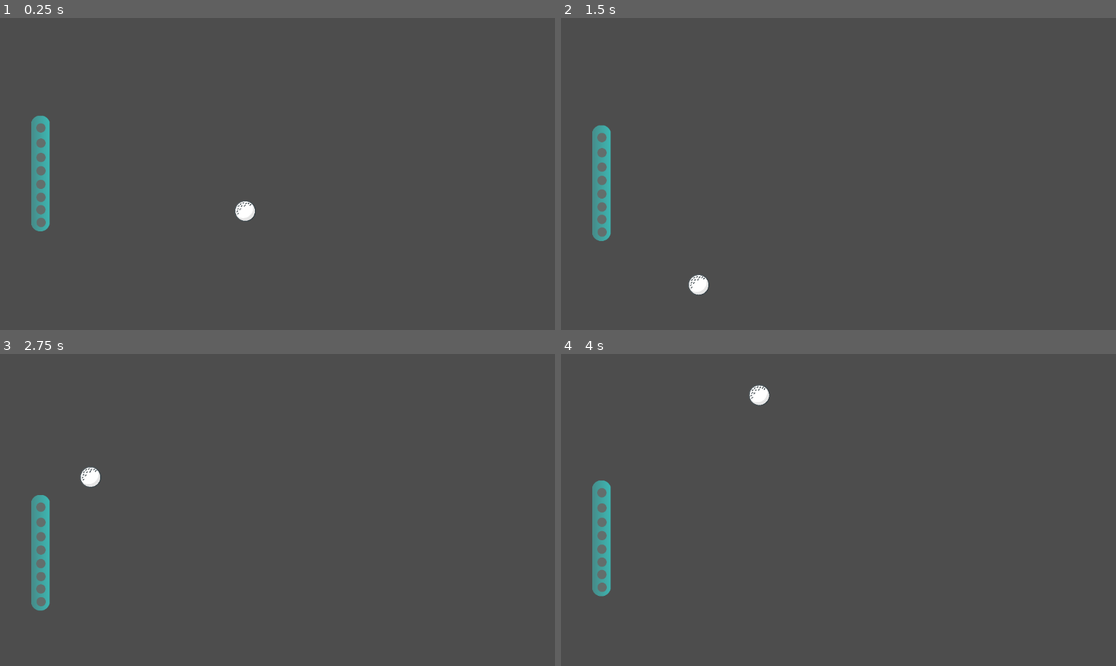
Above: before the commit, frames 1-4 (two rows, left to right).
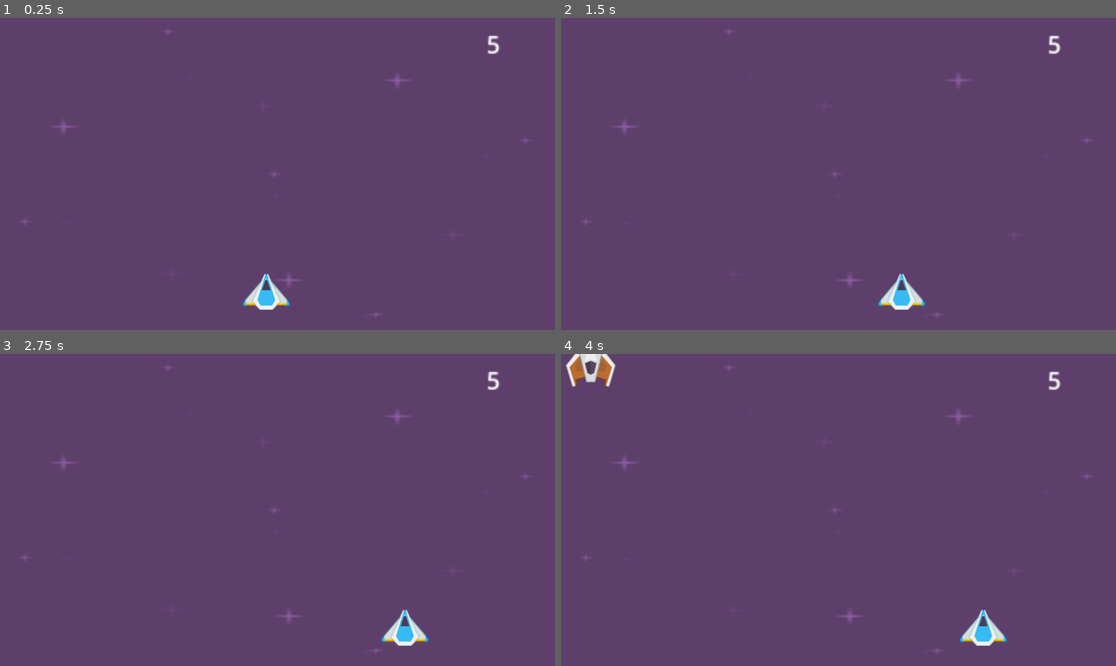
Above: after the commit, the same moments.

Repository: faas-bsu-25/kr_labs
Game: Godot game, scene res://lab3_shmup/components/shmup.tscn
Same seed, same stepped clock (60 frames per second), same inputs: the game is played once before the commit and once after it. Before the commit the project starts from res://lab2_pong/main.tscn.
Inputs:
- Up to frame 1 (0.25 s): no input
- Up to frame 2 (1.5 s): hold D (shmup_right, bound only after the commit) 0.53-1.28 s; hold S (left_player_down, bound only before the commit) from 1.28 s (still down)
- Up to frame 3 (2.75 s): release S (left_player_down, bound only before the commit) at 2.03 s; hold D (shmup_right, bound only after the commit) from 2.03 s (still down)
- Up to frame 4 (4 s): release D (shmup_right, bound only after the commit) at 2.78 s; hold W (left_player_up, bound only before the commit) 2.78-3.53 s; hold S (left_player_down, bound only before the commit) from 3.53 s (still down)

The runs differ from the first frame. In frame 1, 100% of the frame differs, in the area x 0-100%, y 0-100%; in frame 2, 100%; in frame 3, 100%; in frame 4, 100%.

Commit message:
Modify file structure, complete SHMUP

Diff:
--- a/lab1/main.tscn
+++ b/lab1/lab1.tscn
@@ -3,7 +3,7 @@
 [ext_resource type="PackedScene" uid="uid://dpc4y5s1i8nja" path="res://lab1/obstacle.tscn" id="1_yaykk"]
 [ext_resource type="PackedScene" uid="uid://du28e4cvwtucm" path="res://lab1/player.tscn" id="2_hnwej"]
 [ext_resource type="Script" uid="uid://d1k6d2j72qn6r" path="res://lab1/goal.gd" id="3_0741t"]
-[ext_resource type="Texture2D" uid="uid://b26qrv70v1e6j" path="res://assets/background_rock_b.png" id="4_80wcw"]
+[ext_resource type="Texture2D" uid="uid://b26qrv70v1e6j" path="res://lab1/background_rock_b.png" id="4_80wcw"]
 
 [sub_resource type="RectangleShape2D" id="RectangleShape2D_md2ku"]
 size = Vector2(53, 36)
--- a/lab1/obstacle.tscn
+++ b/lab1/obstacle.tscn
@@ -1,6 +1,6 @@
 [gd_scene load_steps=3 format=3 uid="uid://dpc4y5s1i8nja"]
 
-[ext_resource type="Texture2D" uid="uid://bfodcax8ntsyk" path="res://assets/bubble_b.png" id="1_p6vu8"]
+[ext_resource type="Texture2D" uid="uid://bfodcax8ntsyk" path="res://lab1/bubble_b.png" id="1_p6vu8"]
 
 [sub_resource type="CircleShape2D" id="CircleShape2D_hnwej"]
 radius = 18.0
--- a/lab1/player.tscn
+++ b/lab1/player.tscn
@@ -1,7 +1,7 @@
 [gd_scene load_steps=4 format=3 uid="uid://du28e4cvwtucm"]
 
 [ext_resource type="Script" uid="uid://dl5mwebgjsij6" path="res://lab1/player.gd" id="1_fj7qu"]
-[ext_resource type="Texture2D" uid="uid://ng6q4yo0816r" path="res://assets/fish_blue.png" id="2_a46h4"]
+[ext_resource type="Texture2D" uid="uid://ng6q4yo0816r" path="res://lab1/fish_blue.png" id="2_a46h4"]
 
 [sub_resource type="CapsuleShape2D" id="CapsuleShape2D_yaykk"]
 radius = 14.0
--- a/lab2_pong/paddle.gd
+++ b/lab2_pong/paddle.gd
@@ -6,9 +6,8 @@
 func _process(delta: float) -> void:
 	self.velocity *= FRICTION
 
-	if Input.is_action_pressed("left_player_up"):
-		self.velocity.y = -MOVE_SPEED
-	if Input.is_action_pressed("left_player_down"):
-		self.velocity.y = MOVE_SPEED
+	var direction = Input.get_axis("left_player_up", "left_player_down")
+
+	self.velocity.y = MOVE_SPEED * direction
 
 	move_and_slide()
--- a/lab2_pong/main.tscn
+++ b/lab2_pong/pong.tscn
@@ -1,10 +1,10 @@
 [gd_scene load_steps=11 format=3 uid="uid://cht8fs3cfsea8"]
 
 [ext_resource type="Script" uid="uid://bsmoofeys0csn" path="res://lab2_pong/paddle.gd" id="1_hhevy"]
-[ext_resource type="Texture2D" uid="uid://d3qxxyj1flsdr" path="res://assets/paddle.png" id="1_hpkx2"]
+[ext_resource type="Texture2D" uid="uid://d3qxxyj1flsdr" path="res://lab2_pong/paddle.png" id="1_hpkx2"]
 [ext_resource type="Script" uid="uid://st7k8dnrld7o" path="res://lab2_pong/main.gd" id="1_jhfmr"]
 [ext_resource type="Script" uid="uid://c7l5141rog3l" path="res://lab2_pong/ball.gd" id="3_o5k6s"]
-[ext_resource type="Texture2D" uid="uid://cddok5cliktca" path="res://assets/ball.png" id="4_khvvx"]
+[ext_resource type="Texture2D" uid="uid://cddok5cliktca" path="res://lab2_pong/ball.png" id="4_khvvx"]
 [ext_resource type="Script" uid="uid://cgvw45qk3ltk8" path="res://lab2_pong/net.gd" id="5_khvvx"]
 
 [sub_resource type="CapsuleShape2D" id="CapsuleShape2D_lxnki"]
--- /dev/null
+++ b/lab3_shmup/components/background.tscn
@@ -0,0 +1,12 @@
+[gd_scene load_steps=2 format=3 uid="uid://boqtr141l0p8c"]
+
+[ext_resource type="Texture2D" uid="uid://dai7s31qwyq6v" path="res://lab3_shmup/sprites/purple.png" id="1_slp00"]
+
+[node name="Background" type="Node2D"]
+metadata/_edit_lock_ = true
+
+[node name="Purple" type="Sprite2D" parent="."]
+scale = Vector2(4.5, 2.53125)
+texture = ExtResource("1_slp00")
+centered = false
+metadata/_edit_lock_ = true
--- /dev/null
+++ b/lab3_shmup/components/enemy.tscn
@@ -0,0 +1,18 @@
+[gd_scene load_steps=3 format=3 uid="uid://cshhc4h7hcryc"]
+
+[ext_resource type="Script" uid="uid://c3mnbnoxrdtqg" path="res://lab3_shmup/scripts/enemy.gd" id="1_7m8nn"]
+[ext_resource type="Texture2D" uid="uid://bmje6jb5e3pfy" path="res://lab3_shmup/sprites/enemyRed3.png" id="2_flarq"]
+
+[node name="Enemy" type="CharacterBody2D"]
+collision_layer = 2
+collision_mask = 2
+script = ExtResource("1_7m8nn")
+moveDir = Vector2(0, 85)
+metadata/_edit_group_ = true
+
+[node name="Sprite" type="Sprite2D" parent="."]
+texture = ExtResource("2_flarq")
+
+[node name="Shape" type="CollisionPolygon2D" parent="."]
+scale = Vector2(2.43326, 2.43326)
+polygon = PackedVector2Array(-17, 18, -11, 18, -11, 12, -6, 11, -4, 15, 4, 15, 6, 11, 11, 12, 11, 18, 17, 18, 23, -1, 10, -16, 7, -16, 5, -18, -5, -18, -7, -16, -11, -16, -23, -1)
--- /dev/null
+++ b/lab3_shmup/components/explosion.tscn
@@ -0,0 +1,55 @@
+[gd_scene load_steps=10 format=3 uid="uid://blwla7ggk4yax"]
+
+[ext_resource type="Script" uid="uid://ct0bijdddfogr" path="res://lab3_shmup/scripts/explosion.gd" id="1_e1xgo"]
+[ext_resource type="AudioStream" uid="uid://dyaffup3iw7w8" path="res://lab3_shmup/explosion.wav" id="2_e3b6m"]
+
+[sub_resource type="Curve" id="Curve_u8alo"]
+_limits = [-360.0, 360.0, 0.0, 1.0]
+_data = [Vector2(0, 360), 0.0, 0.0, 0, 0, Vector2(1, -360), 0.0, 0.0, 0, 0]
+point_count = 2
+
+[sub_resource type="CurveTexture" id="CurveTexture_e1xgo"]
+curve = SubResource("Curve_u8alo")
+
+[sub_resource type="Gradient" id="Gradient_e3b6m"]
+offsets = PackedFloat32Array(0, 0.527273, 0.709091)
+colors = PackedColorArray(0.960784, 0, 0, 1, 1, 1, 1, 1, 1, 0.764706, 0.0627451, 1)
+
+[sub_resource type="GradientTexture1D" id="GradientTexture1D_pu12s"]
+gradient = SubResource("Gradient_e3b6m")
+
+[sub_resource type="Curve" id="Curve_bblpp"]
+_data = [Vector2(0.0808824, 1), 0.0, 0.0, 0, 0, Vector2(1, 0), 0.0, 0.0, 0, 0]
+point_count = 2
+
+[sub_resource type="CurveTexture" id="CurveTexture_i5m11"]
+curve = SubResource("Curve_bblpp")
+
+[sub_resource type="ParticleProcessMaterial" id="ParticleProcessMaterial_6kicp"]
+lifetime_randomness = 0.21
+particle_flag_disable_z = true
+emission_shape = 1
+emission_sphere_radius = 11.8
+angle_min = 1.00001
+angle_max = 2.00001
+angle_curve = SubResource("CurveTexture_e1xgo")
+spread = 180.0
+initial_velocity_min = 10.0
+initial_velocity_max = 150.0
+gravity = Vector3(0, 0, 0)
+scale_min = 10.0
+scale_max = 25.0
+scale_curve = SubResource("CurveTexture_i5m11")
+color_ramp = SubResource("GradientTexture1D_pu12s")
+
+[node name="Explosion" type="GPUParticles2D"]
+amount = 25
+lifetime = 1.2
+explosiveness = 1.0
+process_material = SubResource("ParticleProcessMaterial_6kicp")
+script = ExtResource("1_e1xgo")
+
+[node name="ExplosionSound" type="AudioStreamPlayer2D" parent="."]
+stream = ExtResource("2_e3b6m")
+
+[connection signal="finished" from="." to="." method="_on_finished"]
--- /dev/null
+++ b/lab3_shmup/components/laser.tscn
@@ -0,0 +1,31 @@
+[gd_scene load_steps=6 format=3 uid="uid://cfl2bmqqufv2v"]
+
+[ext_resource type="Script" uid="uid://cgrtgeav2t2w3" path="res://lab3_shmup/scripts/laser.gd" id="1_76cin"]
+[ext_resource type="PackedScene" uid="uid://blwla7ggk4yax" path="res://lab3_shmup/components/explosion.tscn" id="2_1wg1l"]
+[ext_resource type="Texture2D" uid="uid://f8tg50knmvj1" path="res://lab3_shmup/sprites/laserBlue14.png" id="2_ftxkh"]
+[ext_resource type="AudioStream" uid="uid://c4ltvjl1wgd1a" path="res://lab3_shmup/laserShoot.wav" id="3_1wg1l"]
+
+[sub_resource type="CapsuleShape2D" id="CapsuleShape2D_p3j3y"]
+radius = 6.0
+height = 56.0
+
+[node name="Laser" type="RigidBody2D"]
+collision_layer = 2
+collision_mask = 4
+gravity_scale = 0.0
+contact_monitor = true
+max_contacts_reported = 2
+script = ExtResource("1_76cin")
+explosion_scene = ExtResource("2_1wg1l")
+metadata/_edit_group_ = true
+
+[node name="Sprite" type="Sprite2D" parent="."]
+texture = ExtResource("2_ftxkh")
+
+[node name="Shape" type="CollisionShape2D" parent="."]
+shape = SubResource("CapsuleShape2D_p3j3y")
+
+[node name="LaserSound" type="AudioStreamPlayer2D" parent="."]
+stream = ExtResource("3_1wg1l")
+
+[connection signal="body_entered" from="." to="." method="_on_body_entered"]
--- /dev/null
+++ b/lab3_shmup/components/player_ship.tscn
@@ -0,0 +1,16 @@
+[gd_scene load_steps=3 format=3 uid="uid://bt0csul7jtfcr"]
+
+[ext_resource type="Script" uid="uid://dcx40t3753obs" path="res://lab3_shmup/scripts/player_ship.gd" id="1_a31cu"]
+[ext_resource type="Texture2D" uid="uid://2iqbqsqj6ghl" path="res://lab3_shmup/sprites/playerShip3_blue.png" id="1_q2qul"]
+
+[node name="PlayerShip" type="CharacterBody2D"]
+motion_mode = 1
+script = ExtResource("1_a31cu")
+metadata/_edit_group_ = true
+
+[node name="Sprite" type="Sprite2D" parent="."]
+texture = ExtResource("1_q2qul")
+
+[node name="Shape" type="CollisionPolygon2D" parent="."]
+visible = false
+polygon = PackedVector2Array(-4, -38, -11, -24, -49, 22, -49, 28, -23, 28, -14, 37, 0, 37, 14, 37, 22, 28, 49, 28, 49, 22, 10, -24, 5, -38)
--- /dev/null
+++ b/lab3_shmup/components/shmup.tscn
@@ -0,0 +1,32 @@
+[gd_scene load_steps=6 format=3 uid="uid://cw6x2aqh6dvee"]
+
+[ext_resource type="Script" uid="uid://l45qdjf86lk5" path="res://lab3_shmup/scripts/shmup.gd" id="1_nekw0"]
+[ext_resource type="PackedScene" uid="uid://boqtr141l0p8c" path="res://lab3_shmup/components/background.tscn" id="2_2u8cq"]
+[ext_resource type="PackedScene" uid="uid://bt0csul7jtfcr" path="res://lab3_shmup/components/player_ship.tscn" id="3_3hwfc"]
+[ext_resource type="PackedScene" uid="uid://cfl2bmqqufv2v" path="res://lab3_shmup/components/laser.tscn" id="4_7nbew"]
+[ext_resource type="Script" uid="uid://c65yco8lt4rf8" path="res://lab3_shmup/scripts/enemy_spawner.gd" id="5_mhvtg"]
+
+[node name="Shmup" type="Node2D" node_paths=PackedStringArray("txtScore")]
+script = ExtResource("1_nekw0")
+txtScore = NodePath("txtScore")
+
+[node name="Background" parent="." instance=ExtResource("2_2u8cq")]
+
+[node name="PlayerShip" parent="." instance=ExtResource("3_3hwfc")]
+position = Vector2(553, 569)
+laser_component = ExtResource("4_7nbew")
+
+[node name="EnemySpawner" type="Timer" parent="."]
+wait_time = 2.5
+autostart = true
+script = ExtResource("5_mhvtg")
+
+[node name="txtScore" type="Label" parent="."]
+offset_left = 1010.0
+offset_top = 19.0
+offset_right = 1050.0
+offset_bottom = 42.0
+scale = Vector2(3.05818, 3.05818)
+text = "0"
+
+[connection signal="timeout" from="EnemySpawner" to="EnemySpawner" method="_on_timeout"]
--- /dev/null
+++ b/lab3_shmup/scripts/enemy.gd
@@ -0,0 +1,9 @@
+extends CharacterBody2D
+
+@export var moveDir = Vector2.ZERO
+
+func _ready() -> void:
+	self.velocity = moveDir
+
+func _process(delta: float) -> void:
+	move_and_slide()
--- /dev/null
+++ b/lab3_shmup/scripts/enemy_spawner.gd
@@ -0,0 +1,9 @@
+extends Timer
+
+var enemy_scene: PackedScene = preload("res://lab3_shmup/components/enemy.tscn")
+
+func _on_timeout() -> void:
+	var new_enemy = enemy_scene.instantiate()
+	get_node("/root").add_child(new_enemy)
+	new_enemy.position.y = -100
+	new_enemy.position.x = randi_range(0, 1152)
--- /dev/null
+++ b/lab3_shmup/scripts/explosion.gd
@@ -0,0 +1,9 @@
+extends GPUParticles2D
+
+func _ready() -> void:
+	self.one_shot = true
+	self.emitting = true
+	$ExplosionSound.play()
+
+func _on_finished() -> void:
+	self.queue_free()
--- /dev/null
+++ b/lab3_shmup/scripts/laser.gd
@@ -0,0 +1,18 @@
+extends RigidBody2D
+
+@export var shoot_speed = 500
+@export var explosion_scene: PackedScene
+
+func _ready() -> void:
+	self.apply_impulse(Vector2(0, -shoot_speed))
+	$LaserSound.play()
+
+func _on_body_entered(body: Node) -> void:
+	get_node("/root/Shmup").increment_score()
+
+	var explosion: GPUParticles2D = explosion_scene.instantiate()
+	add_sibling(explosion)
+	explosion.position = body.position
+
+	body.queue_free()
+	self.queue_free()
--- /dev/null
+++ b/lab3_shmup/scripts/player_ship.gd
@@ -0,0 +1,32 @@
+extends CharacterBody2D
+
+const SPEED = 3
+
+@export var allow_vertical_movement: bool
+@export var laser_component: PackedScene
+
+func _process(_delta: float) -> void:
+	move()
+	shoot_laser_if_just_pressed()
+
+func move():
+	self.velocity *= 0.9
+
+	var xDirection = Input.get_axis("shmup_left", "shmup_right")
+	var yDirection = Input.get_axis("shmup_up", "shmup_down")
+
+	if xDirection != 0:
+		self.velocity.x = SPEED * xDirection
+	if yDirection != 0 and allow_vertical_movement:
+		self.velocity.y = SPEED * yDirection
+
+	move_and_collide(self.velocity)
+
+func shoot_laser_if_just_pressed():
+	if Input.is_action_just_pressed("shmup_shoot"):
+		# Make a laser
+		var laser: RigidBody2D = laser_component.instantiate()
+		# Put it on screen
+		get_node("/root/").add_child(laser)
+		# Position laser
+		laser.position = self.position + Vector2(0, -50)
--- /dev/null
+++ b/lab3_shmup/scripts/shmup.gd
@@ -0,0 +1,11 @@
+extends Node2D
+
+var score = 5
+@export var txtScore: Label
+
+func _ready() -> void:
+	txtScore.text = str(score)
+
+func increment_score():
+	score += 1
+	txtScore.text = str(score)
--- a/project.godot
+++ b/project.godot
@@ -11,29 +11,48 @@
 [application]
 
 config/name="kr_labs"
-run/main_scene="uid://cht8fs3cfsea8"
+run/main_scene="uid://cw6x2aqh6dvee"
 config/features=PackedStringArray("4.4", "Forward Plus")
 config/icon="res://icon.svg"
 
 [input]
 
-left_player_up={
+pong_left-player-up={
 "deadzone": 0.2,
 "events": [Object(InputEventKey,"resource_local_to_scene":false,"resource_name":"","device":-1,"window_id":0,"alt_press …(192 unchanged characters)…
 ]
 }
-left_player_down={
+pong_left-player-down={
 "deadzone": 0.2,
 "events": [Object(InputEventKey,"resource_local_to_scene":false,"resource_name":"","device":-1,"window_id":0,"alt_press …(192 unchanged characters)…
 ]
 }
-right_player_up={
+shmup_left={
 "deadzone": 0.2,
-"events": [Object(InputEventKey,"resource_local_to_scene":fa …(140 unchanged characters)… d":false,"keycode":0,"physical_keycode":73,"key_label":0,"unicode":105,"location":0,"echo":false,"script":null)
+"events": [Object(InputEventKey,"resource_local_to_scene":fa …(140 unchanged characters)… d":false,"keycode":0,"physical_keycode":65,"key_label":0,"unicode":97,"location":0,"echo":false,"script":null)
+, Object(InputEventKey,"resource_local_to_scene":false,"resource_name":"","device":-1,"window_id":0,"alt_pressed":false,"shift_pressed":false,"ctrl_pressed":false,"meta_pressed":false,"pressed":false,"keycode":0,"physical_keycode":4194319,"key_label":0,"unicode":0,"location":0,"echo":false,"script":null)
 ]
 }
-right_player_down={
+shmup_right={
 "deadzone": 0.2,
-"events": [Object(InputEventKey,"resource_local_to_scene":fa …(140 unchanged characters)… d":false,"keycode":0,"physical_keycode":74,"key_label":0,"unicode":106,"location":0,"echo":false,"script":null)
+"events": [Object(InputEventKey,"resource_local_to_scene":fa …(140 unchanged characters)… d":false,"keycode":0,"physical_keycode":68,"key_label":0,"unicode":100,"location":0,"echo":false,"script":null)
+, Object(InputEventKey,"resource_local_to_scene":false,"resource_name":"","device":-1,"window_id":0,"alt_pressed":false,"shift_pressed":false,"ctrl_pressed":false,"meta_pressed":false,"pressed":false,"keycode":0,"physical_keycode":4194321,"key_label":0,"unicode":0,"location":0,"echo":false,"script":null)
 ]
 }
+shmup_up={
+"deadzone": 0.2,
+"events": [Object(InputEventKey,"resource_local_to_scene":false,"resource_name":"","device":-1,"window_id":0,"alt_pressed":false,"shift_pressed":false,"ctrl_pressed":false,"meta_pressed":false,"pressed":false,"keycode":0,"physical_keycode":87,"key_label":0,"unicode":119,"location":0,"echo":false,"script":null)
+, Object(InputEventKey,"resource_local_to_scene":false,"resource_name":"","device":-1,"window_id":0,"alt_pressed":false,"shift_pressed":false,"ctrl_pressed":false,"meta_pressed":false,"pressed":false,"keycode":0,"physical_keycode":4194320,"key_label":0,"unicode":0,"location":0,"echo":false,"script":null)
+]
+}
+shmup_down={
+"deadzone": 0.2,
+"events": [Object(InputEventKey,"resource_local_to_scene":false,"resource_name":"","device":-1,"window_id":0,"alt_pressed":false,"shift_pressed":false,"ctrl_pressed":false,"meta_pressed":false,"pressed":false,"keycode":0,"physical_keycode":83,"key_label":0,"unicode":115,"location":0,"echo":false,"script":null)
+, Object(InputEventKey,"resource_local_to_scene":false,"resource_name":"","device":-1,"window_id":0,"alt_pressed":false,"shift_pressed":false,"ctrl_pressed":false,"meta_pressed":false,"pressed":false,"keycode":0,"physical_keycode":4194322,"key_label":0,"unicode":0,"location":0,"echo":false,"script":null)
+]
+}
+shmup_shoot={
+"deadzone": 0.2,
+"events": [Object(InputEventKey,"resource_local_to_scene":false,"resource_name":"","device":-1,"window_id":0,"alt_pressed":false,"shift_pressed":false,"ctrl_pressed":false,"meta_pressed":false,"pressed":false,"keycode":0,"physical_keycode":32,"key_label":0,"unicode":32,"location":0,"echo":false,"script":null)
+]
+}
Renamed: assets/background_rock_b.png -> lab1/background_rock_b.png
Not shown, changed: lab1/background_rock_b.png.import
Renamed: assets/bubble_b.png -> lab1/bubble_b.png
Not shown, added: lab1/bubble_b.png.import
Renamed: assets/fish_blue.png -> lab1/fish_blue.png
Not shown, added: lab1/fish_blue.png.import
Renamed: assets/ball.png -> lab2_pong/ball.png
Not shown, added: lab2_pong/ball.png.import
Renamed: assets/paddle.png -> lab2_pong/paddle.png
Not shown, changed: lab2_pong/paddle.png.import
Not shown, added: lab3_shmup/explosion.wav.import
Not shown, added: lab3_shmup/laserShoot.wav.import
(and 20 more such lines)
